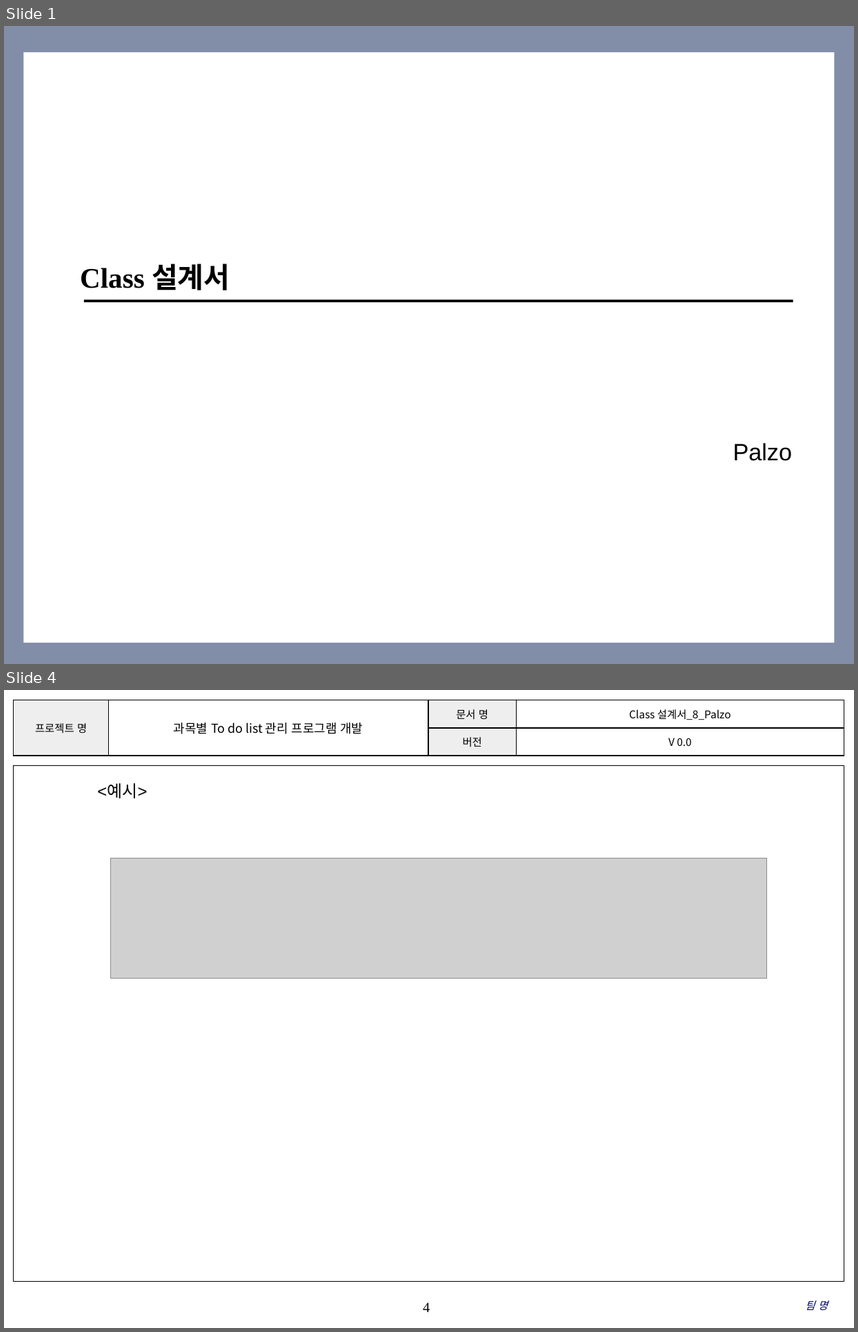
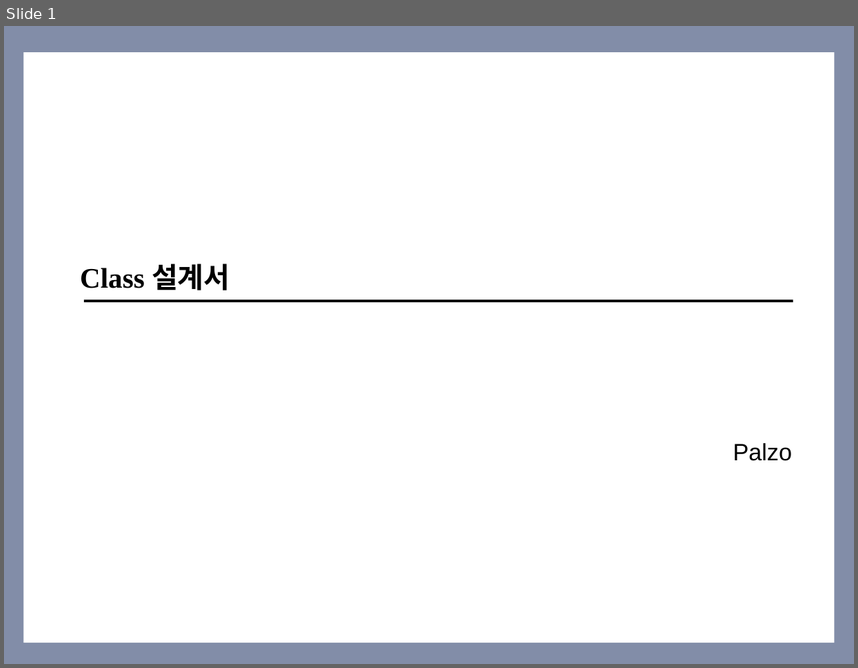
Before and after one commit to SMU-SE-Admin/18-1_8_PALZO_Doc, a slide deck: 03 설계/Class 설계서_8_Palzo.pptx. Shown one above the other, each under a label of ours: slides 1 and 4 before the commit, slide 1 after it; the slides between them are not shown. The pictures are 858x1332 and 858x668 pixels, drawn with LibreOffice and Linux fonts; fonts in the diff are those of the drawing; grey boxes stand for pictures; background and template pictures are left out. Boxes give left, top, right and bottom in pixels: in the first picture for what was removed or moved away, otherwise in the second. Text is boxed around its words. In the diff, an @@ line names an element or a change of style, - is before the commit and + after.

Commit message:
#1101 Class 설계서 작성 나머지 클래스 추가 및 클래스 별 구분

```diff
--- a/03 설계/Class 설계서_8_Palzo.pptx
+++ b/03 설계/Class 설계서_8_Palzo.pptx
@@ slide 4 removed at (4,690,854,1328), background #FFFFFF @@
@@ table removed at (14,700,844,756), 2 rows, 4 columns @@
-프로젝트 명 | 과목별 To do list 관리 프로그램 개발 | 문서 명 | Class 설계서_8_Palzo
- |  | 버전 | V 0.0
@@ rectangle removed at (14,766,844,1281) @@
@@ text removed at (97,784,147,798) @@
-<예시>
@@ picture removed at (110,858,766,978) @@
@@ page number removed at (423,1302,430,1312) @@
-4
@@ text removed at (805,1301,828,1310) @@
-팀 명
```
Also in this commit, not shown: 2 slides changed, 6 slides added.
